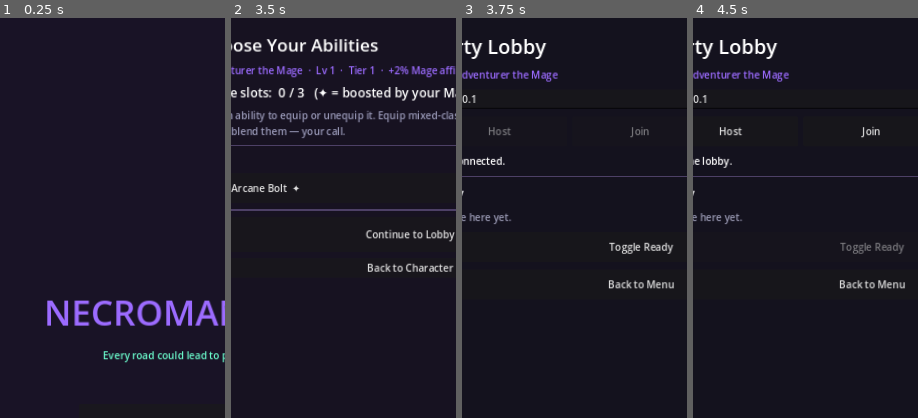
Above: before the commit, frames 1-4 (left to right).
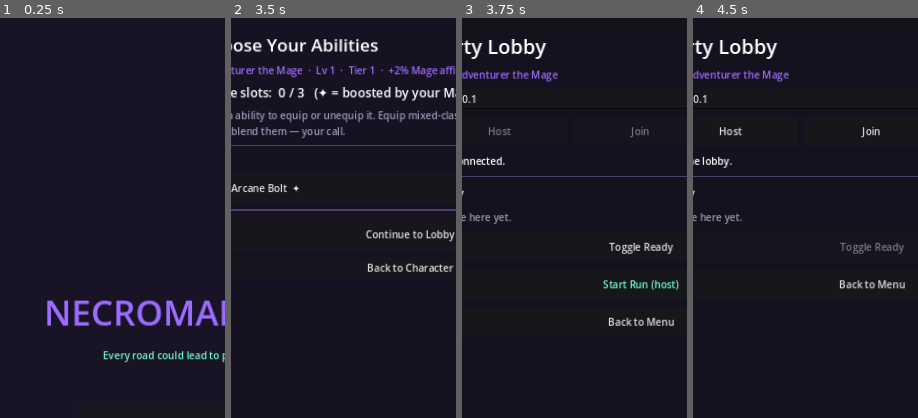
Above: after the commit, the same moments.

Repository: coldfront96/necromander
Game: Godot game, scene res://scenes/main_menu/MainMenu.tscn
The game is run twice, just before and just after one commit, with the same random seed, the same clock (stepped at 60 frames per second) and the same inputs.
Inputs:
- Up to frame 1 (0.25 s): no input
- Up to frame 2 (3.5 s): click "New Character" at 0.5 s; click "Human" at 1.25 s; click "Mix in Arcane → Mage" at 2 s; click "Confirm & Choose Abilities" at 2.75 s
- Up to frame 3 (3.75 s): click "Continue to Lobby" at 3.5 s
- Up to frame 4 (4.5 s): click "Leave" at 4.25 s
The pictures show only the part of the screen within x 10-60%, y 0-50%; the shares and areas given below are measured in that part.

Frames 1-2 are identical in both runs. In frame 3, 1.0% of the frame differs, in the area x 62-97%, y 65-77%; in frame 4, nothing differs.

Commit message:
v0.2: shared server-authoritative dungeon room with synced avatars
Players now see each other move in a shared world:
- NetworkManager: GAME_SCENE, game_started signal, host-only start_game() +
  _load_game RPC that loads every peer into the room in lockstep
- Lobby: host-only 'Start Run' button
- DungeonRoom: server owns all avatar positions; clients send steering intent
  only (_submit_input), server integrates and broadcasts snapshots at 20Hz
  (_sync_positions, unreliable_ordered); clients interpolate toward the truth.
  Spawn points, room bounds/clamping, per-peer colored avatars with name/class
  labels, local-player highlight, late-join/leave handling.
- VirtualJoystick: touch stick (mobile) with mouse + arrow-key fallback
- DESIGN.md/README: v0.2 marked done, multiplayer run instructions updated

Honors the server-authoritative pillar: clients can request movement, never
dictate position. Snapshot-only for now (no client prediction yet — v0.3).

Diff:
--- /dev/null
+++ b/scenes/game/DungeonRoom.gd
@@ -0,0 +1,228 @@
+extends Node2D
+## v0.2 — a shared, server-authoritative room. Players see each other move.
+##
+## Authority model (DESIGN.md 4): the SERVER owns every avatar's position. Clients
+## send only their steering intent; the server integrates movement and broadcasts
+## the canonical positions. No client can teleport itself — it can only ask to
+## move. Clients render by interpolating toward the latest server snapshot.
+##
+## This is intentionally a simple snapshot model (no prediction/interpolation
+## buffer yet) — clients feel a little input latency; the host is instant. Good
+## enough to prove the shared world; we can add client prediction in v0.3.
+
+const MAIN_MENU := "res://scenes/main_menu/MainMenu.tscn"
+const SPEED := 240.0                # px/sec
+const BROADCAST_HZ := 20.0         # server position snapshots per second
+const ROOM_MARGIN := 80.0
+const AVATAR_RADIUS := 22.0
+
+# Server-authoritative state (authoritative only on the host)
+var positions: Dictionary = {}     # peer_id -> Vector2 (canonical, server-owned)
+var inputs: Dictionary = {}        # peer_id -> Vector2 (last steering intent)
+
+# Client-side render state (all peers)
+var targets: Dictionary = {}       # peer_id -> Vector2 (latest snapshot)
+var avatars: Dictionary = {}       # peer_id -> Node2D
+
+var _last_sent_input := Vector2.ZERO
+var _broadcast_accum := 0.0
+var _room_rect: Rect2
+var joystick: Control
+var world: Node2D
+
+const PALETTE := [
+	Color(0.61, 0.42, 1.0), Color(0.42, 1.0, 0.81),
+	Color(1.0, 0.55, 0.42), Color(1.0, 0.85, 0.4),
+	Color(0.5, 0.7, 1.0), Color(1.0, 0.5, 0.7),
+]
+
+func _ready() -> void:
+	if not NetworkManager.is_active():
+		# Reached here without a session (e.g. opened scene directly) — bail out.
+		get_tree().change_scene_to_file(MAIN_MENU)
+		return
+
+	var view := get_viewport_rect().size
+	_room_rect = Rect2(ROOM_MARGIN, ROOM_MARGIN,
+		view.x - ROOM_MARGIN * 2.0, view.y - ROOM_MARGIN * 2.0)
+
+	_build_room(view)
+	_build_ui(view)
+
+	if NetworkManager.is_server():
+		# Seed authoritative positions for everyone already in the lobby.
+		var i := 0
+		for id in NetworkManager.players.keys():
+			positions[id] = _spawn_point(i)
+			inputs[id] = Vector2.ZERO
+			i += 1
+		targets = positions.duplicate(true)
+		NetworkManager.player_joined.connect(_on_player_joined)
+		NetworkManager.player_left.connect(_on_player_left)
+
+func _build_room(view: Vector2) -> void:
+	var bg := ColorRect.new()
+	bg.color = Color(0.07, 0.06, 0.10)
+	bg.size = view
+	add_child(bg)
+
+	var floor_rect := ColorRect.new()
+	floor_rect.color = Color(0.12, 0.10, 0.16)
+	floor_rect.position = _room_rect.position
+	floor_rect.size = _room_rect.size
+	add_child(floor_rect)
+
+	# Avatars live in a world layer drawn above the floor.
+	world = Node2D.new()
+	add_child(world)
+
+func _build_ui(view: Vector2) -> void:
+	var ui := CanvasLayer.new()
+	add_child(ui)
+
+	var banner := Label.new()
+	banner.text = "Dungeon Room — move with the stick (or arrow keys)"
+	banner.position = Vector2(20, 16)
+	banner.add_theme_color_override("font_color", Color(0.8, 0.8, 0.9))
+	ui.add_child(banner)
+
+	var role := Label.new()
+	role.text = "You are the HOST (server)" if NetworkManager.is_server() else "Connected as client #%d" % NetworkManager.local_id()
+	role.position = Vector2(20, 40)
+	role.add_theme_color_override("font_color", Color(0.42, 1.0, 0.81))
+	ui.add_child(role)
+
+	joystick = preload("res://scenes/game/VirtualJoystick.gd").new()
+	joystick.position = Vector2(40, view.y - 40 - 180)
+	ui.add_child(joystick)
+
+	var leave := Button.new()
+	leave.text = "Leave"
+	leave.position = Vector2(view.x - 130, 24)
+	leave.custom_minimum_size = Vector2(100, 44)
+	leave.pressed.connect(func():
+		NetworkManager.leave()
+		get_tree().change_scene_to_file(MAIN_MENU))
+	ui.add_child(leave)
+
+# ---------------------------------------------------------------- spawn helpers
+func _spawn_point(index: int) -> Vector2:
+	# Spread spawns around the room center.
+	var center := _room_rect.position + _room_rect.size * 0.5
+	var angle := float(index) * (TAU / float(NetworkManager.MAX_PLAYERS))
+	return center + Vector2(cos(angle), sin(angle)) * 90.0
+
+func _on_player_joined(peer_id: int, _info: Dictionary) -> void:
+	if NetworkManager.is_server() and not positions.has(peer_id):
+		positions[peer_id] = _spawn_point(positions.size())
+		inputs[peer_id] = Vector2.ZERO
+
+func _on_player_left(peer_id: int) -> void:
+	positions.erase(peer_id)
+	inputs.erase(peer_id)
+
+# ---------------------------------------------------------------- main loop
+func _physics_process(delta: float) -> void:
+	if not NetworkManager.is_active():
+		return
+	_handle_local_input()
+	if NetworkManager.is_server():
+		_server_integrate(delta)
+		_broadcast_accum += delta
+		if _broadcast_accum >= 1.0 / BROADCAST_HZ:
+			_broadcast_accum = 0.0
+			_sync_positions.rpc(positions)
+	_render_avatars(delta)
+
+func _input_vector() -> Vector2:
+	var v := Vector2.ZERO
+	if joystick:
+		v += joystick.get_vector()
+	v += Input.get_vector("ui_left", "ui_right", "ui_up", "ui_down")
+	return v.limit_length(1.0)
+
+func _handle_local_input() -> void:
+	var v := _input_vector()
+	# Only emit when intent meaningfully changes — keeps the wire quiet.
+	if v.distance_to(_last_sent_input) <= 0.04:
+		return
+	_last_sent_input = v
+	if NetworkManager.is_server():
+		inputs[1] = v
+	else:
+		_submit_input.rpc_id(1, v)
+
+func _server_integrate(delta: float) -> void:
+	for id in positions.keys():
+		var intent: Vector2 = inputs.get(id, Vector2.ZERO)
+		if intent == Vector2.ZERO:
+			continue
+		var moved: Vector2 = positions[id] + intent.limit_length(1.0) * SPEED * delta
+		positions[id] = _clamp_to_room(moved)
+
+func _clamp_to_room(p: Vector2) -> Vector2:
+	return Vector2(
+		clamp(p.x, _room_rect.position.x + AVATAR_RADIUS, _room_rect.end.x - AVATAR_RADIUS),
+		clamp(p.y, _room_rect.position.y + AVATAR_RADIUS, _room_rect.end.y - AVATAR_RADIUS))
+
+# ---------------------------------------------------------------- networking
+## Client -> server: "I want to steer this way." Server is the only integrator.
+@rpc("any_peer", "call_remote", "reliable")
+func _submit_input(v: Vector2) -> void:
+	if not NetworkManager.is_server():
+		return
+	var sender := multiplayer.get_remote_sender_id()
+	if positions.has(sender):
+		inputs[sender] = v
+
+## Server -> everyone: the canonical position snapshot.
+@rpc("authority", "call_local", "unreliable_ordered")
+func _sync_positions(snapshot: Dictionary) -> void:
+	targets = snapshot.duplicate(true)
+
+# ---------------------------------------------------------------- rendering
+func _render_avatars(delta: float) -> void:
+	# Add/move avatars for everyone in the latest snapshot.
+	for id in targets.keys():
+		if not avatars.has(id):
+			avatars[id] = _make_avatar(id)
+			world.add_child(avatars[id])
+			avatars[id].position = targets[id]  # snap on first appearance
+		else:
+			# Smoothly chase the server's truth.
+			avatars[id].position = avatars[id].position.lerp(targets[id], clamp(delta * 14.0, 0.0, 1.0))
+	# Remove avatars no longer present.
+	for id in avatars.keys():
+		if not targets.has(id):
+			avatars[id].queue_free()
+			avatars.erase(id)
+
+func _make_avatar(peer_id: int) -> Node2D:
+	var node := Node2D.new()
+
+	var body := _Avatar.new()
+	body.radius = AVATAR_RADIUS
+	body.color = PALETTE[abs(peer_id) % PALETTE.size()]
+	body.is_local = peer_id == NetworkManager.local_id()
+	node.add_child(body)
+
+	var info: Dictionary = NetworkManager.players.get(peer_id, {})
+	var label := Label.new()
+	var who := "%s\n%s" % [info.get("name", "Player %d" % peer_id), info.get("class_title", "")]
+	label.text = who
+	label.horizontal_alignment = HORIZONTAL_ALIGNMENT_CENTER
+	label.position = Vector2(-60, -AVATAR_RADIUS - 36)
+	label.custom_minimum_size = Vector2(120, 0)
+	node.add_child(label)
+	return node
+
+## Tiny drawn token so we need no art assets yet.
+class _Avatar extends Node2D:
+	var radius: float = 22.0
+	var color: Color = Color.WHITE
+	var is_local: bool = false
+
+	func _draw() -> void:
+		draw_circle(Vector2.ZERO, radius, color)
+		if is_local:
+			draw_arc(Vector2.ZERO, radius + 5.0, 0.0, TAU, 32, Color.WHITE, 2.5, true)
--- /dev/null
+++ b/scenes/game/DungeonRoom.tscn
@@ -0,0 +1,6 @@
+[gd_scene load_steps=2 format=3 uid="uid://necdungeon001"]
+
+[ext_resource type="Script" path="res://scenes/game/DungeonRoom.gd" id="1"]
+
+[node name="DungeonRoom" type="Node2D"]
+script = ExtResource("1")
--- /dev/null
+++ b/scenes/game/VirtualJoystick.gd
@@ -0,0 +1,59 @@
+extends Control
+## A simple on-screen joystick for touch (mobile-first). Drag within the base to
+## steer; output is a vector with length 0..1 via get_vector(). Desktop players
+## can ignore it and use the arrow keys (handled in DungeonRoom).
+
+@export var radius: float = 90.0
+@export var knob_radius: float = 38.0
+
+var _knob: Vector2 = Vector2.ZERO  # offset from center, length clamped to radius
+var _touch_index: int = -1         # which finger owns the stick (-1 = none)
+
+func _ready() -> void:
+	# Not in a container, so set an explicit size — this is both the draw area
+	# and the touch hit-box.
+	size = Vector2(radius * 2.0, radius * 2.0)
+	custom_minimum_size = size
+	mouse_filter = Control.MOUSE_FILTER_STOP
+
+func _center() -> Vector2:
+	return size * 0.5
+
+## Normalized steering vector, length 0..1.
+func get_vector() -> Vector2:
+	return _knob / radius
+
+func _gui_input(event: InputEvent) -> void:
+	if event is InputEventScreenTouch:
+		if event.pressed:
+			if _touch_index == -1:
+				_touch_index = event.index
+				_update_knob(event.position)
+		elif event.index == _touch_index:
+			_release()
+	elif event is InputEventScreenDrag and event.index == _touch_index:
+		_update_knob(event.position)
+	# Mouse fallback so it's testable on desktop too.
+	elif event is InputEventMouseButton and event.button_index == MOUSE_BUTTON_LEFT:
+		if event.pressed and _touch_index == -1:
+			_touch_index = -2
+			_update_knob(event.position)
+		elif not event.pressed and _touch_index == -2:
+			_release()
+	elif event is InputEventMouseMotion and _touch_index == -2:
+		_update_knob(event.position)
+
+func _update_knob(local_pos: Vector2) -> void:
+	_knob = (local_pos - _center()).limit_length(radius)
+	queue_redraw()
+
+func _release() -> void:
+	_touch_index = -1
+	_knob = Vector2.ZERO
+	queue_redraw()
+
+func _draw() -> void:
+	var c := _center()
+	draw_circle(c, radius, Color(1, 1, 1, 0.08))
+	draw_arc(c, radius, 0.0, TAU, 48, Color(1, 1, 1, 0.25), 3.0, true)
+	draw_circle(c + _knob, knob_radius, Color(0.61, 0.42, 1.0, 0.55))
--- a/scenes/lobby/Lobby.gd
+++ b/scenes/lobby/Lobby.gd
@@ -12,6 +12,7 @@
 var join_button: Button
 var leave_button: Button
 var ready_button: Button
+var start_button: Button
 
 func _ready() -> void:
 	var bg := ColorRect.new()
@@ -92,6 +93,10 @@
 	ready_button = _btn("Toggle Ready", _on_ready)
 	col.add_child(ready_button)
 
+	start_button = _btn("Start Run (host)", func(): NetworkManager.start_game())
+	start_button.add_theme_color_override("font_color", Color(0.42, 1.0, 0.81))
+	col.add_child(start_button)
+
 	var back := _btn("Back to Menu", func(): _on_leave(); get_tree().change_scene_to_file(MAIN_MENU))
 	col.add_child(back)
 
@@ -159,6 +164,9 @@
 	join_button.disabled = active
 	leave_button.disabled = not active
 	ready_button.disabled = not active
+	# Only the host can start the run, and only once connected.
+	start_button.visible = NetworkManager.is_server()
+	start_button.disabled = not active
 
 func _set_status(text: String) -> void:
 	status_label.text = text
--- a/scripts/autoload/NetworkManager.gd
+++ b/scripts/autoload/NetworkManager.gd
@@ -12,9 +12,11 @@
 signal server_started(port: int)
 signal player_joined(peer_id: int, info: Dictionary)
 signal player_left(peer_id: int)
+signal game_started()
 
 const DEFAULT_PORT := 8910
 const MAX_PLAYERS := 4
+const GAME_SCENE := "res://scenes/game/DungeonRoom.tscn"
 
 ## peer_id -> { name, race, class_title, aspect_set, ready }
 var players: Dictionary = {}
@@ -133,6 +135,17 @@
 	else:
 		_request_ready.rpc_id(1, local_id(), value)
 
+# ---------------------------------------------------------------- start game
+## Host launches the party into the shared room; every peer loads it in lockstep.
+func start_game() -> void:
+	if is_server():
+		_load_game.rpc()
+
+@rpc("authority", "call_local", "reliable")
+func _load_game() -> void:
+	game_started.emit()
+	get_tree().change_scene_to_file(GAME_SCENE)
+
 @rpc("any_peer", "call_remote", "reliable")
 func _request_ready(peer_id: int, value: bool) -> void:
 	# Only meaningful on the server. (TODO v0.x: trust get_remote_sender_id()
Not shown, changed: DESIGN.md
Not shown, changed: README.md
